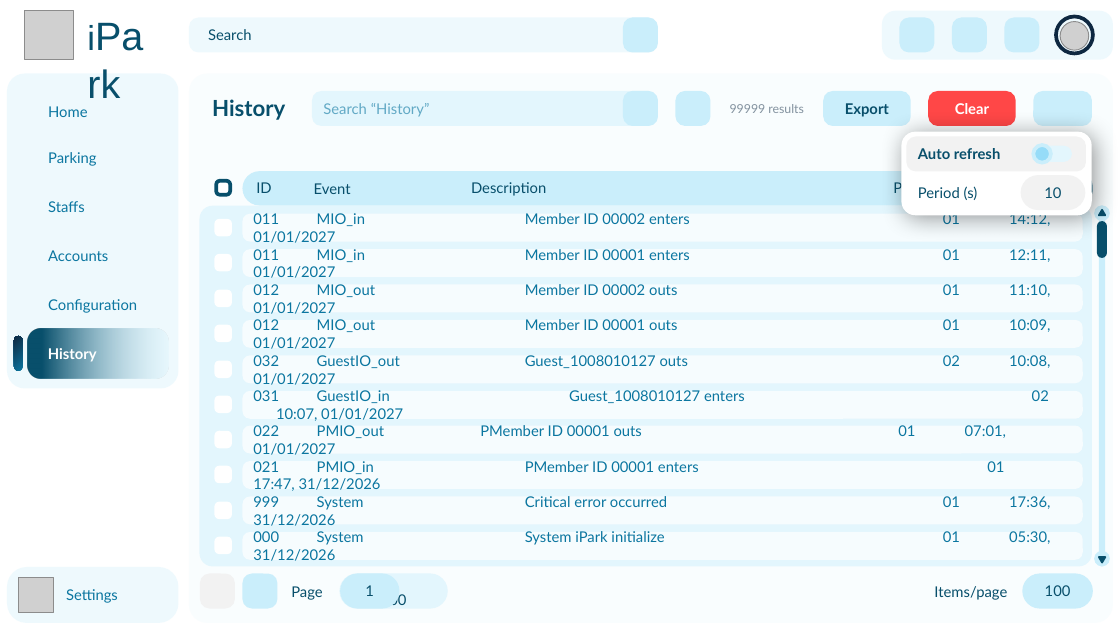
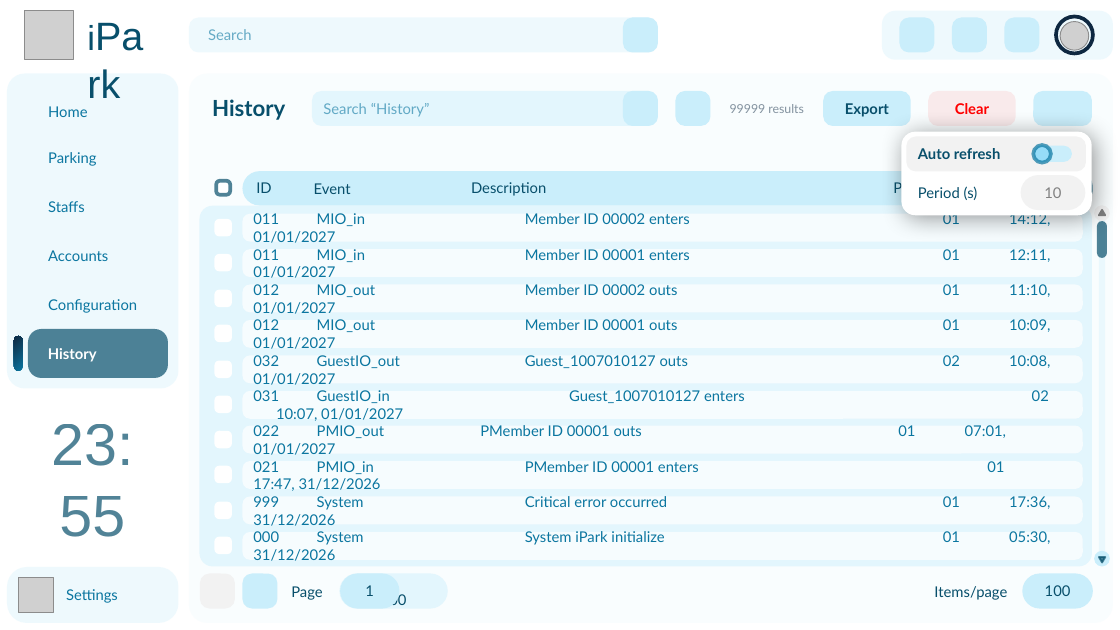
Before and after one commit to 1172005thinh/HCMUT-SmartParking-System, a slide deck: slide 23 of design/UI_UX/ui_concept.pptx (slide 13 before the commit). Drawn at 1120x630 pixels with LibreOffice and Linux fonts; fonts in the diff are those of the drawing; grey boxes stand for pictures. Boxes give left, top, right and bottom in pixels: in the first picture for what was removed or moved away, otherwise in the second. Text is boxed around its words. In the diff, an @@ line names an element or a change of style, - is before the commit and + after.

```diff
--- a/design/UI_UX/ui_concept.pptx
+++ b/design/UI_UX/ui_concept.pptx
@@ rounded rectangle "Search" at (189,18,659,52): text colour #084F6A to #0B76A0 at 60% opacity @@
@@ rounded rectangle "Clear" at (928,91,1015,125): text colour #FFFFFF to #FF0000; fill #FF4747 to #FF4747 at 10% opacity @@
@@ text at (906,143,1081,157): text changed @@
-Recording stopped at 14:14, 01/01/2027
+Last update: 14:14, 01/01/2027
@@ ellipse at (1033,145,1051,163): outline #CAEEFB 3 pt to #0B76A0 3 pt @@
@@ rounded rectangle at (1041,146,1071,162): fill #E3F6FD to #CAEEFB @@
@@ rounded rectangle "10" at (1020,175,1085,210): text colour #084F6A to #808080 @@
@@ ellipse at (1094,205,1110,221): fill #CAEEFB to #F2F2F2 @@
@@ rounded rectangle at (1099,206,1105,567): fill #CAEEFB to #CAEEFB at 30% opacity @@
@@ rounded rectangle at (1097,221,1107,258): fill #084F6A to #084F6A at 70% opacity @@
@@ triangle at (1099,210,1105,215): fill #084F6A to #808080; outline #084F6A 1.5 pt to #808080 1.5 pt @@
@@ rounded rectangle "History" at (28,329,167,378): fill gradient #084F6A to #CAEEFB to #084F6A at 70% opacity @@
@@ text in rounded rectangle at (253,355,1050,368): text changed @@
-032 GuestIO_out Guest_1008010127 outs 02 10:08, 01/01/2027
+032 GuestIO_out Guest_1007010127 outs 02 10:08, 01/01/2027
@@ text added at (51,424,133,537), 48 pt, text #084F6A at 70% opacity @@
+23:55
@@ triangle at (1099,557,1105,563): fill #084F6A to #084F6A at 70% opacity @@
```
Also in this commit, not shown: 12 other slides changed, 12 slides added, 1 other file.
